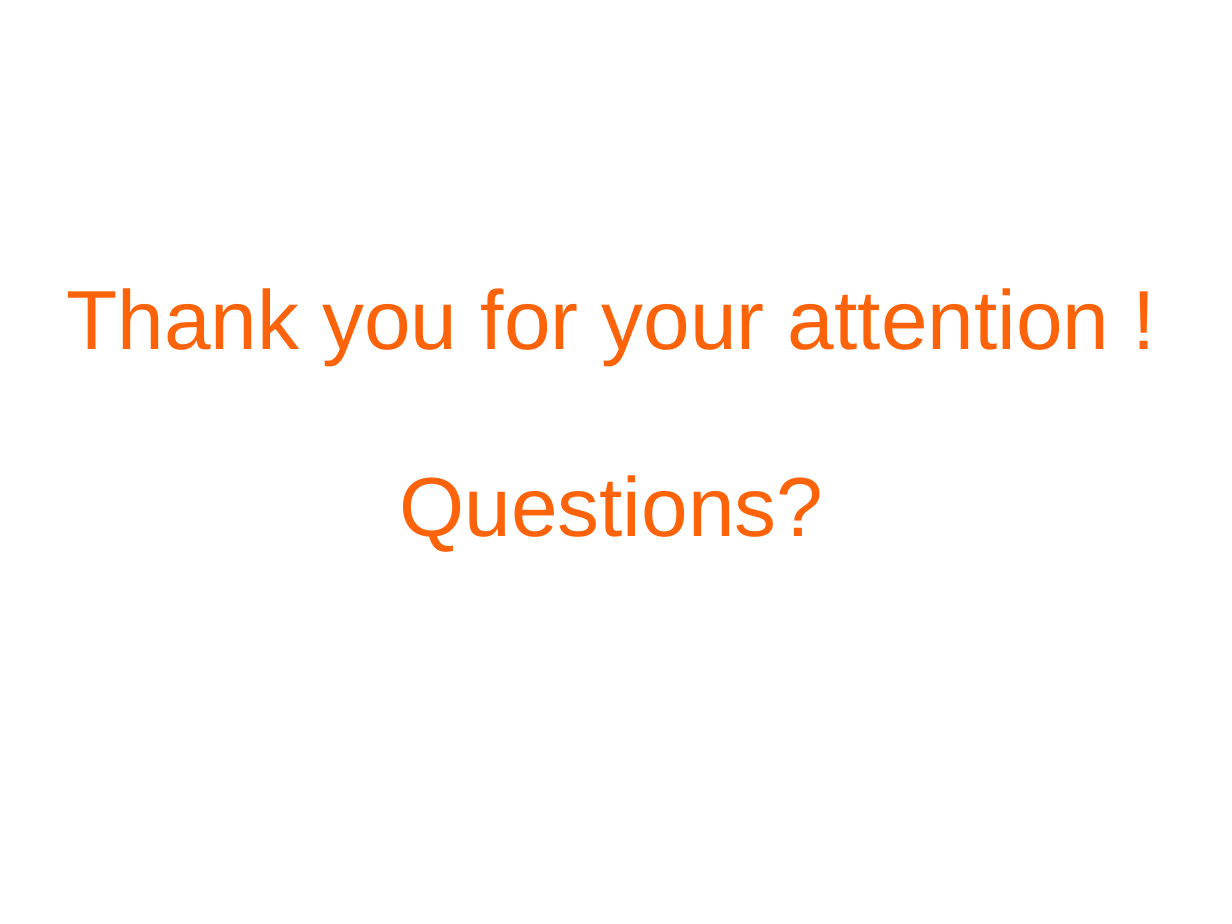
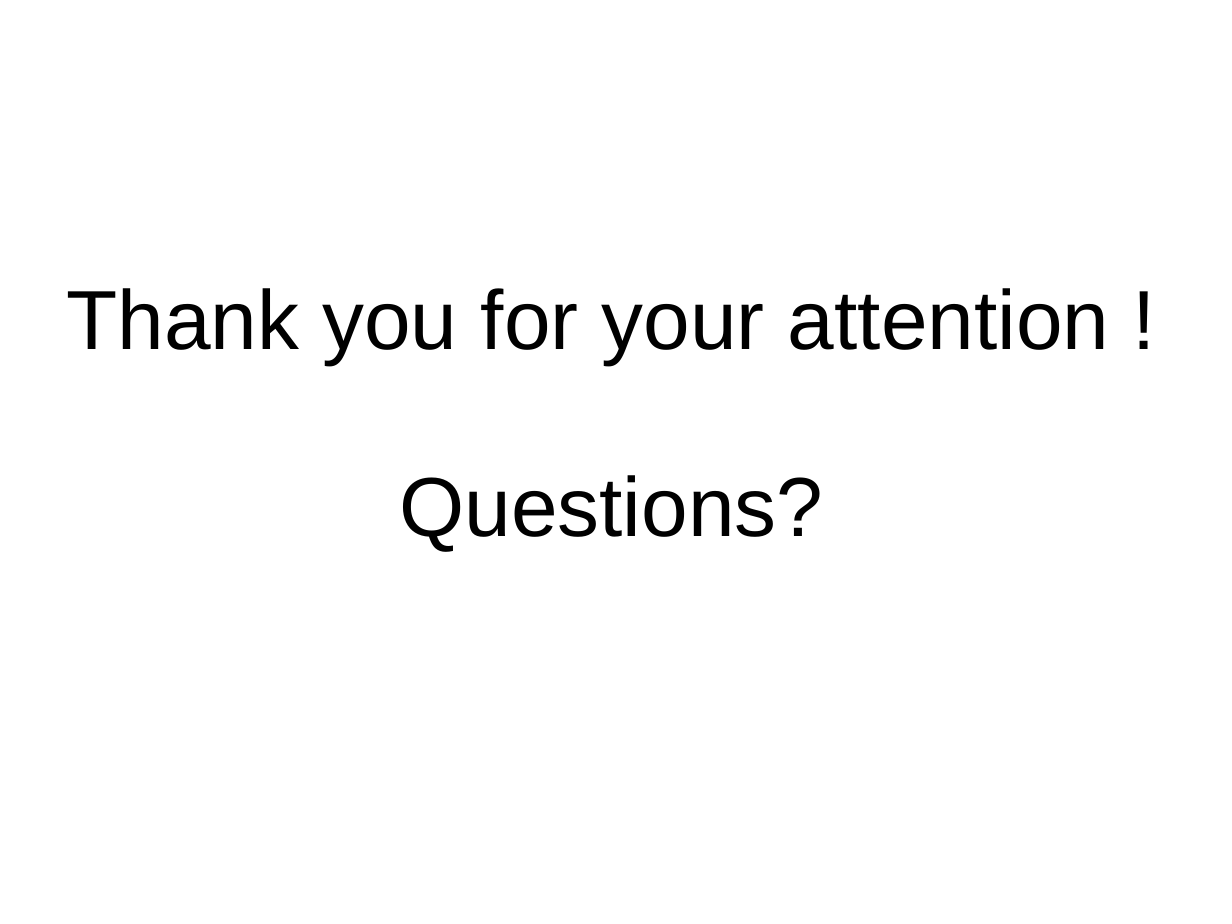
Before and after one commit to cdavide/dove-mangio-it, a slide deck: slide 12 of wiki/projectReviewTemplate.odp (slide 10 before the commit). Drawn at 1232x924 pixels with LibreOffice and Linux fonts; fonts in the diff are those of the drawing; background and template pictures are left out. Boxes give left, top, right and bottom in pixels: in the first picture for what was removed or moved away, otherwise in the second. Text is boxed around its words. In the diff, an @@ line names an element or a change of style, - is before the commit and + after.

```diff
--- a/wiki/projectReviewTemplate.odp
+++ b/wiki/projectReviewTemplate.odp
@@ text "Thank you for your attention ..." at <box>66,288,1109,552</box>: text colour #FF6309 to #000000 @@
```
Also in this commit, not shown: 3 other slides changed, 7 slides added, 5 slides removed, 3 other files.
